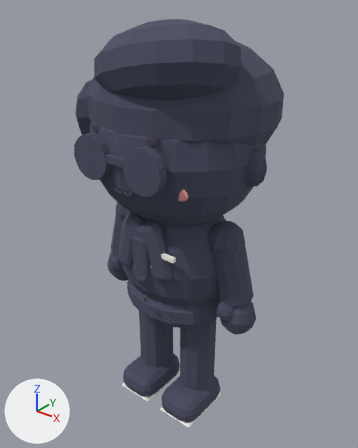
Before and after pictures for a commit that changed the glTF model out/avatars/av_wawan.glb.
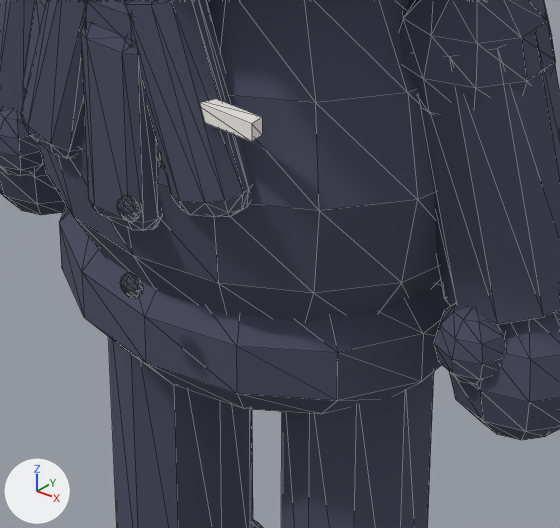
Each version is shown whole from a camera (50 mm lens) standing at (0.951, -1.174, 1.45) and looking at (-0.011, 0.029, 0.704), then close up on the part from 32% to 69% of the width and 51% to 79% of the height. The axes (+X, +Y, +Z) are drawn at lower left. The lights are the same throughout. The last two pictures show the newer version. The close-ups show mesh edges as thin lines. Where no turn or scale is listed for an object, it has been applied to the vertices. Vertices at exactly the same position are counted once.

Objects in the first close-up: 'SM_av_wawan_arm_l_outline', 'SM_av_wawan_arm_r_outline', 'SM_av_wawan_hips_outline', 'SM_av_wawan_leg_l_outline', 'SM_av_wawan_leg_r_outline', 'SM_av_wawan_torso', 'SM_av_wawan_torso_outline'.
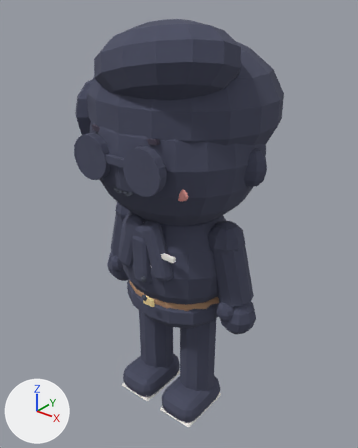
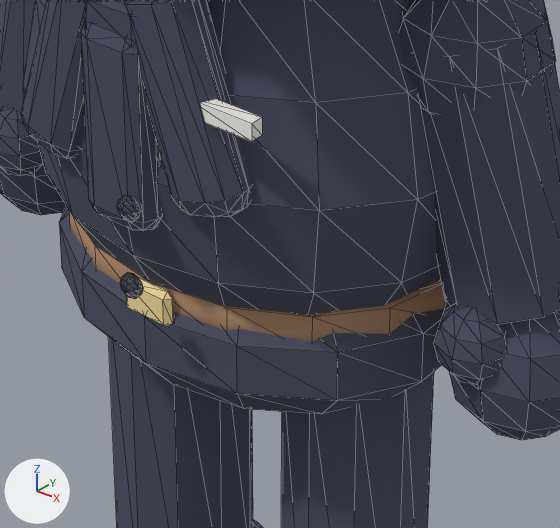
Changed parts and their boxes (x1, y1, x2, y2) in the close-ups (560 x 528 px):
'SM_av_wawan_hips', reshaped (not visible before): after (69, 210, 447, 342)
part 1 of me_sm_av_wawan_hips, added (brown): after (69, 210, 447, 342)
part 2 of me_sm_av_wawan_hips, added (beige): after (127, 275, 174, 326)

The edits, one by one:
Material 'MAT_butter' (mat_mat_butter) is new.
Its base color is (0.922, 0.738, 0.356) (beige #f6dfa1).
Its roughness is 1.0.
me_sm_av_wawan_hips is used by ob_sm_av_wawan_hips; location (0.0, 0.0, 0.0).
me_sm_av_wawan_hips had 86 vertices, 168 faces and spanned x -0.181..0.181, y -0.146..0.146, z 0.36..0.54.
me_sm_av_wawan_hips now has 142 vertices, 272 faces and spans x -0.185..0.185, y -0.154..0.147, z 0.36..0.54.
me_sm_av_wawan_hips part 1: a new loose piece, a 16-sided cylinder along z spanning x -0.185..0.185, y -0.147..0.147, z 0.468..0.502, in mat_mat_wood_dark (brown #a98466).
me_sm_av_wawan_hips part 2: a new loose piece of 24 vertices spanning x -0.025..0.025, y -0.154..-0.142, z 0.468..0.502, in mat_mat_butter (beige #f6dfa1).
me_sm_av_wawan_hips gains material mat_mat_wood_dark (brown #a98466).
me_sm_av_wawan_hips gains material mat_mat_butter (beige #f6dfa1).
